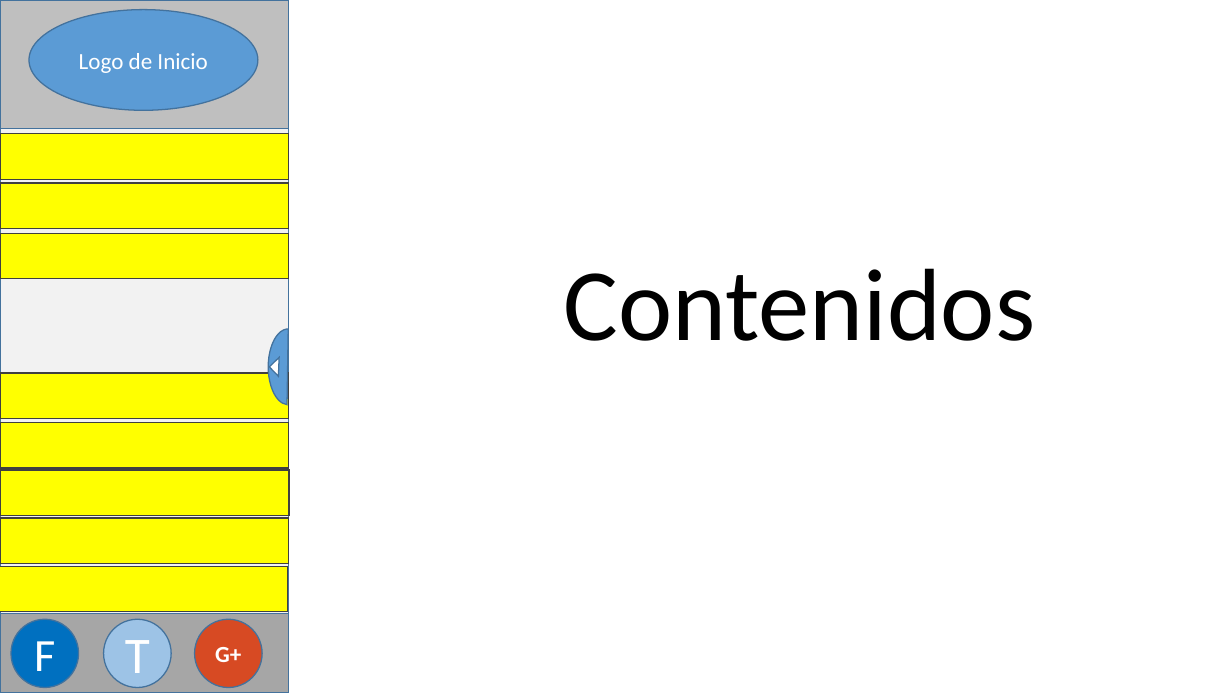
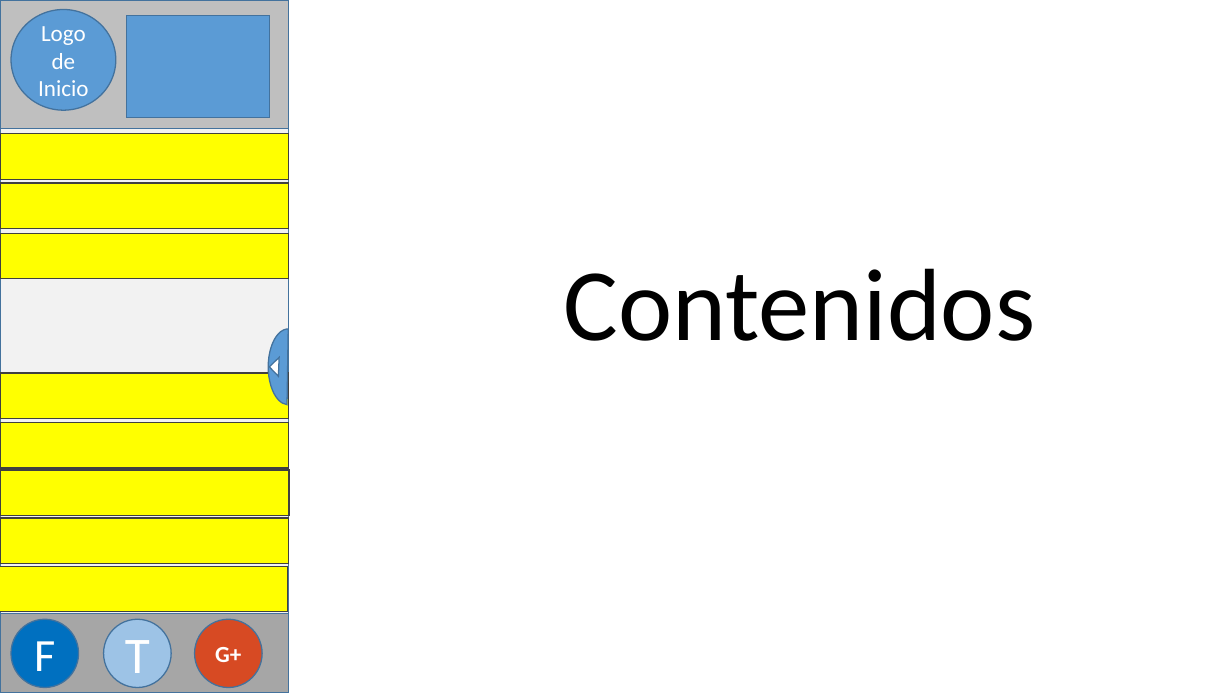
Before and after one commit to wlizama/wExperimentos, a slide deck: slide 1 of web.pptx. Drawn at 1232x693 pixels with LibreOffice and Linux fonts; fonts in the diff are those of the drawing. Boxes give left, top, right and bottom in pixels: in the first picture for what was removed or moved away, otherwise in the second. Text is boxed around its words. In the diff, an @@ line names an element or a change of style, - is before the commit and + after.

```diff
--- a/web.pptx
+++ b/web.pptx
@@ ellipse "Logo de Inicio": place and size @@
-ellipse "Logo de Inicio" at (29,9,258,110)
+ellipse "Logo de Inicio" at (11,9,116,110)
@@ rectangle added at (127,15,270,117), fill #5B9BD5, outline #43739E 1 pt @@
```
Also in this commit, not shown: 5 other files.
